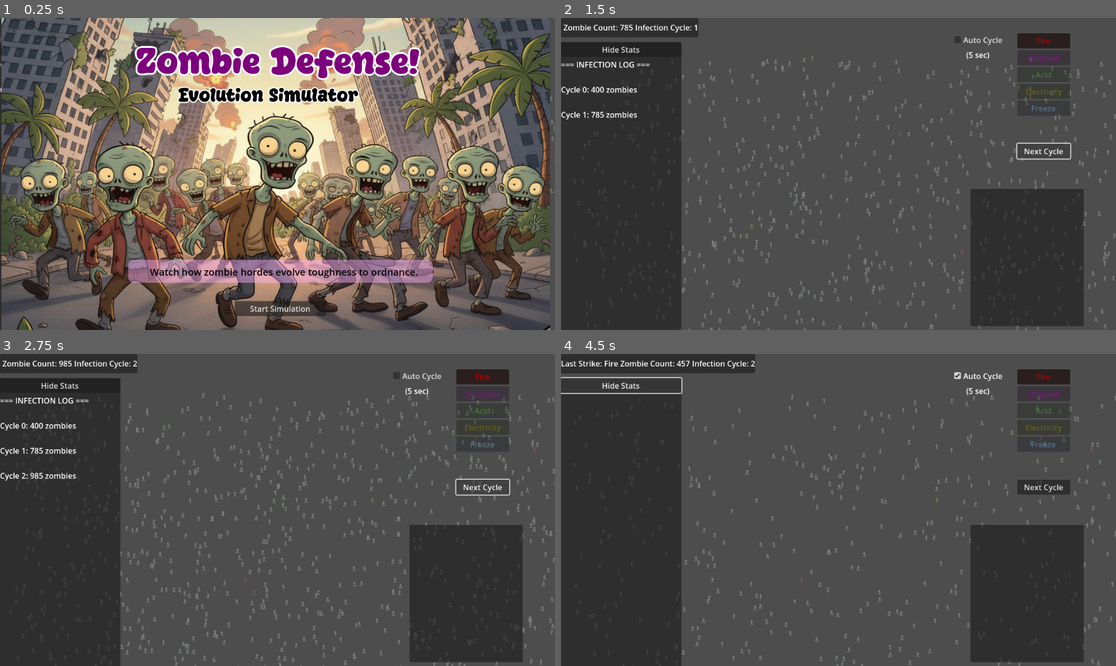
Above: before the commit, frames 1-4 (two rows, left to right).
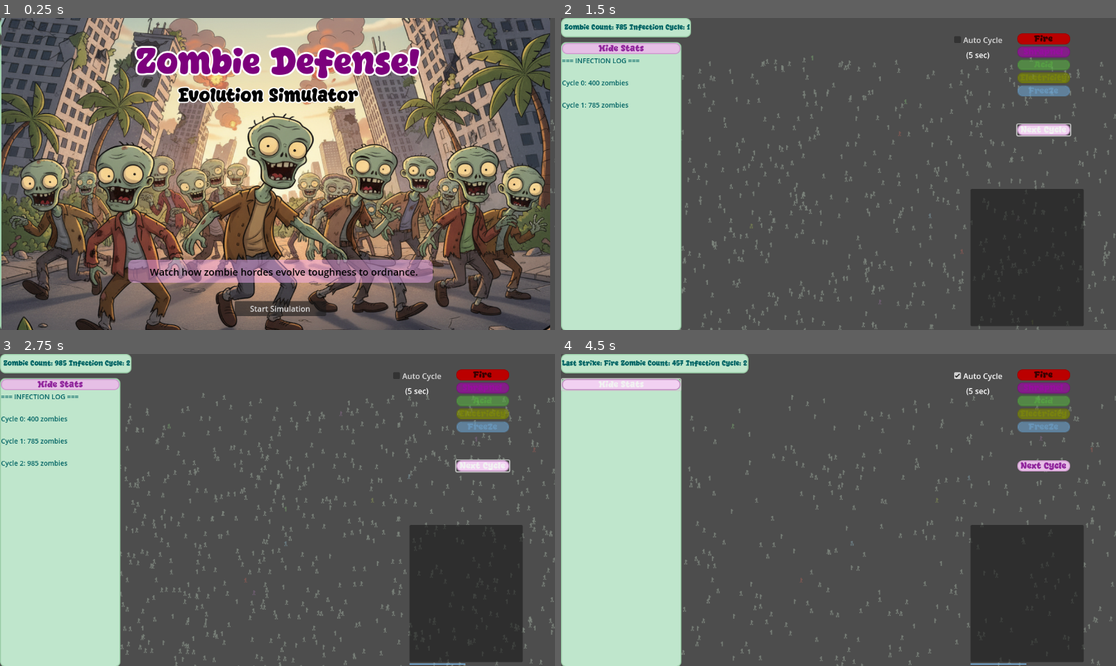
Above: after the commit, the same moments.

Repository: SFMiner/Antibiotic_sim
Game: Godot game, scene res://main.tscn
The game is run twice, just before and just after one commit, with the same random seed, the same clock (stepped at 60 frames per second) and the same inputs.
Inputs:
- Up to frame 1 (0.25 s): no input
- Up to frame 2 (1.5 s): click "Start Simulation" at 0.5 s; click "Next Cycle" at 1.25 s
- Up to frame 3 (2.75 s): click "Next Cycle" at 2 s
- Up to frame 4 (4.5 s): click "Auto Cycle" at 2.75 s; click "Fire" at 3.5 s; click "Hide Stats" at 4.25 s

The runs differ from the first frame. In frame 1, 0.2% of the frame differs, in the area x 0-1%, y 0-100%; in frame 2, 24%; in frame 3, 24%; in frame 4, 25%, in the area x 0-92%, y 0-100%.
Error before the commit: Invalid access to property or key 'GraphDisplay' on a base object of type 'Dictionary'. (res://graph_display.gd:23)

Commit message:
Added zombie theme

Diff:
--- a/game_theme.tres
+++ b/game_theme.tres
@@ -2,90 +2,92 @@
 
 [ext_resource type="FontFile" uid="uid://c3h0gksdg5k2l" path="res://title_font.ttf" id="1"]
 
-[sub_resource type="StyleBoxFlat" id="ButtonNormal"]
-bg_color = Color(0.9, 0.75, 0.9, 1)
+[sub_resource type="StyleBoxFlat" id="ButtonDisabled"]
+bg_color = Color(0.85, 0.85, 0.85, 0.6)
+border_width_left = 2
+border_width_top = 2
+border_width_right = 2
+border_width_bottom = 2
+border_color = Color(0.7, 0.7, 0.7, 0.6)
 corner_radius_top_left = 10
 corner_radius_top_right = 10
 corner_radius_bottom_right = 10
 corner_radius_bottom_left = 10
-border_color = Color(0.8, 0.6, 0.8, 1)
+
+[sub_resource type="StyleBoxFlat" id="ButtonHover"]
+bg_color = Color(0.95, 0.82, 0.95, 1)
 border_width_left = 2
 border_width_top = 2
 border_width_right = 2
 border_width_bottom = 2
-
-[sub_resource type="StyleBoxFlat" id="ButtonHover"]
-bg_color = Color(0.95, 0.82, 0.95, 1)
+border_color = Color(0.75, 0.55, 0.75, 1)
 corner_radius_top_left = 10
 corner_radius_top_right = 10
 corner_radius_bottom_right = 10
 corner_radius_bottom_left = 10
-border_color = Color(0.75, 0.55, 0.75, 1)
+
+[sub_resource type="StyleBoxFlat" id="ButtonNormal"]
+bg_color = Color(0.9, 0.75, 0.9, 1)
 border_width_left = 2
 border_width_top = 2
 border_width_right = 2
 border_width_bottom = 2
-
-[sub_resource type="StyleBoxFlat" id="ButtonPressed"]
-bg_color = Color(0.85, 0.65, 0.85, 1)
+border_color = Color(0.8, 0.6, 0.8, 1)
 corner_radius_top_left = 10
 corner_radius_top_right = 10
 corner_radius_bottom_right = 10
 corner_radius_bottom_left = 10
-border_color = Color(0.7, 0.5, 0.7, 1)
+
+[sub_resource type="StyleBoxFlat" id="ButtonPressed"]
+bg_color = Color(0.85, 0.65, 0.85, 1)
 border_width_left = 2
 border_width_top = 2
 border_width_right = 2
 border_width_bottom = 2
-
-[sub_resource type="StyleBoxFlat" id="ButtonDisabled"]
-bg_color = Color(0.85, 0.85, 0.85, 0.6)
+border_color = Color(0.7, 0.5, 0.7, 1)
 corner_radius_top_left = 10
 corner_radius_top_right = 10
 corner_radius_bottom_right = 10
 corner_radius_bottom_left = 10
-border_color = Color(0.7, 0.7, 0.7, 0.6)
+
+[sub_resource type="StyleBoxFlat" id="CheckBoxStyle"]
+bg_color = Color(0.9, 0.75, 0.9, 1)
+border_width_left = 1
+border_width_top = 1
+border_width_right = 1
+border_width_bottom = 1
+border_color = Color(0.8, 0.6, 0.8, 1)
+corner_radius_top_left = 5
+corner_radius_top_right = 5
+corner_radius_bottom_right = 5
+corner_radius_bottom_left = 5
+
+[sub_resource type="StyleBoxFlat" id="PanelStyle"]
+bg_color = Color(0.75, 0.9, 0.8, 1)
 border_width_left = 2
 border_width_top = 2
 border_width_right = 2
 border_width_bottom = 2
-
-[sub_resource type="StyleBoxFlat" id="PanelStyle"]
-bg_color = Color(0.75, 0.9, 0.8, 1)
+border_color = Color(0.6, 0.8, 0.65, 1)
 corner_radius_top_left = 10
 corner_radius_top_right = 10
 corner_radius_bottom_right = 10
 corner_radius_bottom_left = 10
-border_color = Color(0.6, 0.8, 0.65, 1)
-border_width_left = 2
-border_width_top = 2
-border_width_right = 2
-border_width_bottom = 2
-
-[sub_resource type="StyleBoxFlat" id="CheckBoxStyle"]
-bg_color = Color(0.9, 0.75, 0.9, 1)
-corner_radius_top_left = 5
-corner_radius_top_right = 5
-corner_radius_bottom_right = 5
-corner_radius_bottom_left = 5
-border_color = Color(0.8, 0.6, 0.8, 1)
-border_width_left = 1
-border_width_top = 1
-border_width_right = 1
-border_width_bottom = 1
 
 [resource]
 default_font = ExtResource("1")
 default_font_size = 16
+Button/colors/font_color = Color(0.567, 0.148, 0.616, 1)
+Button/font_sizes/font_size = 18
 Button/fonts/font = ExtResource("1")
-Button/font_sizes/font_size = 18
+Button/styles/disabled = SubResource("ButtonDisabled")
+Button/styles/hover = SubResource("ButtonHover")
 Button/styles/normal = SubResource("ButtonNormal")
-Button/styles/hover = SubResource("ButtonHover")
 Button/styles/pressed = SubResource("ButtonPressed")
-Button/styles/disabled = SubResource("ButtonDisabled")
+CheckBox/font_sizes/font_size = 14
 CheckBox/fonts/font = ExtResource("1")
-CheckBox/font_sizes/font_size = 14
 CheckBox/styles/unchecked = SubResource("CheckBoxStyle")
+Label/colors/font_color = Color(4.3317675e-07, 0.38819456, 0.38988563, 1)
+Label/font_sizes/font_size = 14
+Label/fonts/font = ExtResource("1")
 PanelContainer/styles/panel = SubResource("PanelStyle")
-Label/fonts/font = ExtResource("1")
-Label/font_sizes/font_size = 14
--- a/graph_display.gd
+++ b/graph_display.gd
@@ -20,9 +20,9 @@
 		return
 	for org in population:
 		for ord_name in COLORS.keys():
-			avg[name] += org.resistances[name]
+			avg[ord_name] += org.resistances[ord_name]
 	for ord_name in COLORS.keys():
-		avg[name] /= float(population.size())
+		avg[ord_name] /= float(population.size())
 	history.append(avg)
 	if history.size() > 100:
 		history.pop_front()
@@ -32,7 +32,7 @@
 	var step_x = size.x / max(1, history.size())
 	for i in range(1, history.size()):
 		for ord_name in COLORS.keys():
-			var c = COLORS[name]
-			var y_prev = size.y - (history[i - 1][name] * 50)
-			var y_cur = size.y - (history[i][name] * 50)
+			var c = COLORS[ord_name]
+			var y_prev = size.y - (history[i - 1][ord_name] * 50)
+			var y_cur = size.y - (history[i][ord_name] * 50)
 			draw_line(Vector2((i - 1) * step_x, y_prev), Vector2(i * step_x, y_cur), c, 2)
--- a/main.tscn
+++ b/main.tscn
@@ -9,19 +9,16 @@
 [ext_resource type="AudioStream" uid="uid://ckt0ccqdef8cj" path="res://zombie-moans-29924.mp3" id="7_kek77"]
 [ext_resource type="Theme" uid="uid://b1v8u45t0nlq" path="res://game_theme.tres" id="8_abcde"]
 
+[sub_resource type="Theme" id="Theme_5vw27"]
+
+[sub_resource type="SystemFont" id="SystemFont_kek77"]
+
 [sub_resource type="StyleBoxFlat" id="StyleBoxFlat_7mycd"]
 bg_color = Color(1, 0.69803923, 1, 0.44313726)
 corner_radius_top_left = 12
 corner_radius_top_right = 12
 corner_radius_bottom_right = 12
 corner_radius_bottom_left = 12
-
-[sub_resource type="StyleBoxFlat" id="StyleBoxFlat_272bh"]
-bg_color = Color(0.58132786, 0.003506614, 0.9157049, 1)
-border_width_left = 3
-border_width_top = 2
-border_width_right = 3
-border_width_bottom = 3
 
 [node name="Main" type="Control"]
 layout_mode = 3
@@ -56,30 +53,36 @@
 offset_right = 1057.0
 offset_bottom = 360.0
 mouse_filter = 2
+theme = ExtResource("8_abcde")
 
 [node name="FireButton" type="Button" parent="UI/Buttons"]
 modulate = Color(0.8156863, 0, 0, 1)
 layout_mode = 2
+theme_override_colors/font_color = Color(0.27798206, 0.046134144, 0.30378628, 1)
 text = "Fire"
 
 [node name="ShrapnelButton" type="Button" parent="UI/Buttons"]
 modulate = Color(0.762211, 0.00068615197, 0.805572, 1)
 layout_mode = 2
+theme_override_colors/font_color = Color(0.3775445, 0.07739381, 0.41097867, 1)
 text = "Shrapnel"
 
 [node name="AcidButton" type="Button" parent="UI/Buttons"]
 modulate = Color(0.4, 0.8, 0.3, 1)
 layout_mode = 2
+theme_override_colors/font_color = Color(0.5044714, 0.12167797, 0.5472519, 1)
 text = "Acid"
 
 [node name="ElectricityButton" type="Button" parent="UI/Buttons"]
 modulate = Color(0.59, 0.648, 0, 1)
 layout_mode = 2
+theme_override_colors/font_color = Color(0.567, 0.148, 0.616, 1)
 text = "Electricity"
 
 [node name="FreezeButton" type="Button" parent="UI/Buttons"]
 modulate = Color(0.5, 0.75, 0.95, 1)
 layout_mode = 2
+theme_override_colors/font_color = Color(0.567, 0.148, 0.616, 1)
 text = "Freeze"
 
 [node name="Spacer" type="Container" parent="UI/Buttons"]
@@ -97,6 +100,7 @@
 [node name="TopPanel" type="PanelContainer" parent="UI"]
 offset_right = 40.0
 offset_bottom = 40.0
+theme = ExtResource("8_abcde")
 
 [node name="HBoxContainer" type="HBoxContainer" parent="UI/TopPanel"]
 layout_mode = 2
@@ -115,6 +119,7 @@
 offset_top = 355.0
 offset_right = 1085.0
 offset_bottom = 640.0
+theme = SubResource("Theme_5vw27")
 
 [node name="GraphDisplay" type="Control" parent="UI/Panel"]
 anchors_preset = 0
@@ -127,6 +132,7 @@
 offset_top = 50.0
 offset_right = 250.0
 offset_bottom = 650.0
+theme = ExtResource("8_abcde")
 
 [node name="VBoxContainer" type="VBoxContainer" parent="UI/LeftPanel"]
 layout_mode = 2
@@ -144,6 +150,7 @@
 custom_minimum_size = Vector2(200, 0)
 layout_mode = 2
 size_flags_horizontal = 3
+theme_override_fonts/font = SubResource("SystemFont_kek77")
 text = "=== INFECTION LOG ===
 
 Cycle data will appear here..."
@@ -252,6 +259,7 @@
 offset_bottom = 526.0
 grow_horizontal = 2
 grow_vertical = 2
+theme = ExtResource("8_abcde")
 
 [node name="VBoxContainer" type="VBoxContainer" parent="UI/SuccessScreen/PanelContainer"]
 layout_mode = 2
Not shown: 1 places in main.tscn that only renumber resources
